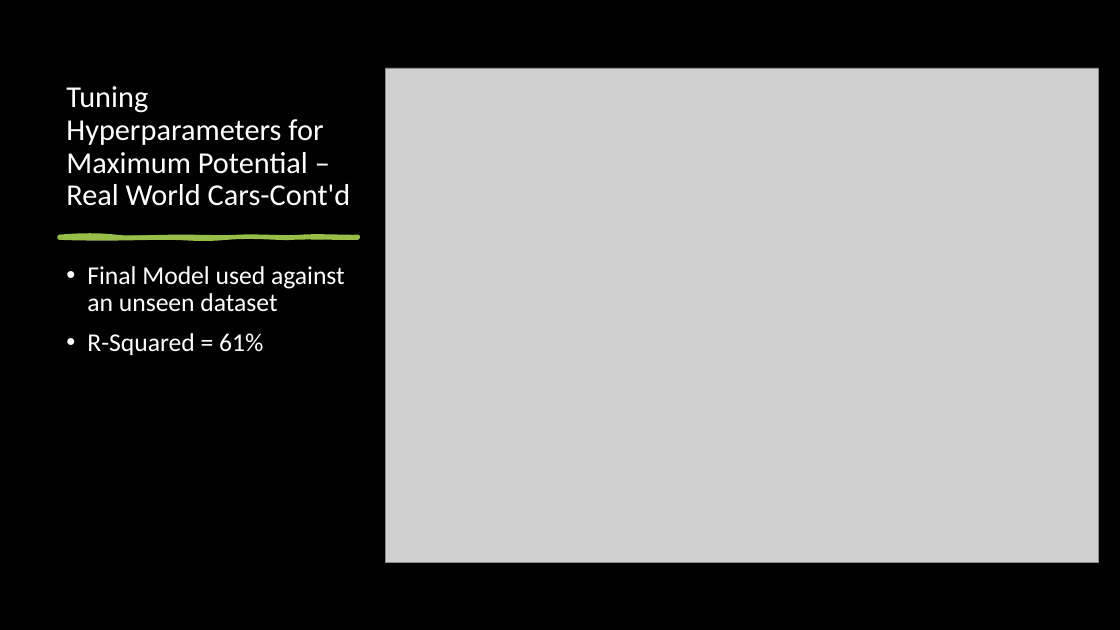
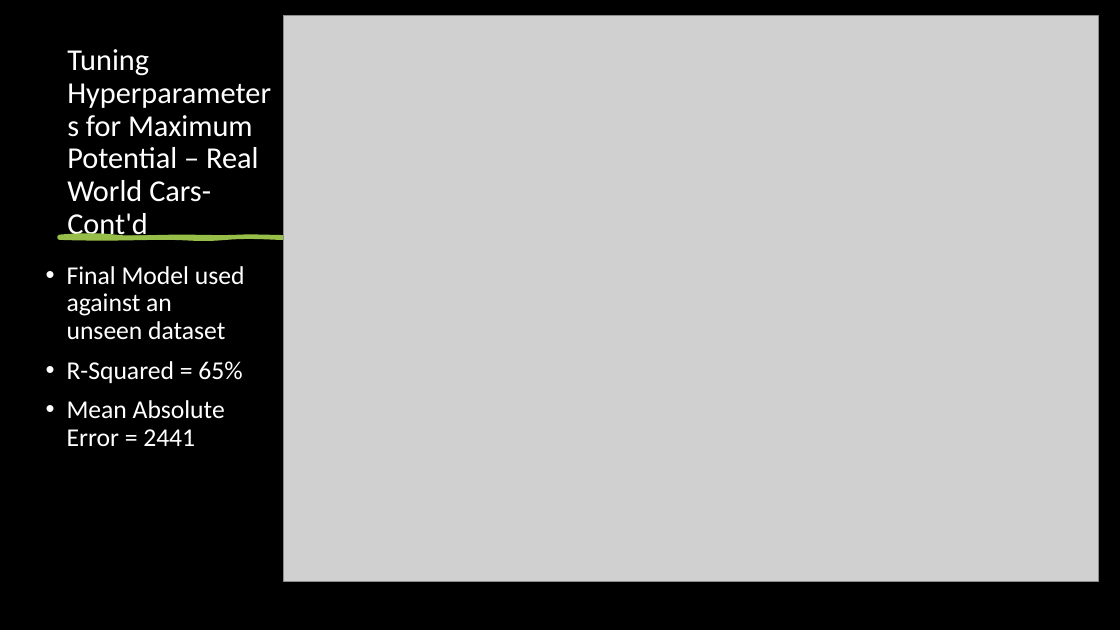
Before and after one commit to abrahamsj/Week_09_Assmnt, a slide deck: slide 20 of PowerPoint/assessment_9_PPTX.pptx. Drawn at 1120x630 pixels with LibreOffice and Linux fonts; fonts in the diff are those of the drawing; grey boxes stand for pictures. Boxes give left, top, right and bottom in pixels: in the first picture for what was removed or moved away, otherwise in the second. Text is boxed around its words. In the diff, an @@ line names an element or a change of style, - is before the commit and + after.

Commit message:
updated PP and Real_World Cars

```diff
--- a/PowerPoint/assessment_9_PPTX.pptx
+++ b/PowerPoint/assessment_9_PPTX.pptx
@@ title "Tuning Hyperparameters for Maximum Potential ..." rewrapped from (66, 86, 351, 206) to (67, 49, 258, 241) @@
@@ picture: place and size @@
-picture at (386, 68, 1099, 563)
+picture at (284, 15, 1098, 581)
@@ text "Final Model used against an ...": place and size @@
-text "Final Model used against an ..." at (87, 266, 345, 355)
+text "Final Model used against an ..." at (67, 266, 245, 446)
@@ text at (67, 361, 242, 446): text changed @@
-• R-Squared = 61%
+• R-Squared = 65%
+• Mean Absolute Error = 2441
```
Also in this commit, not shown: 7 other slides changed, 4 other files.
